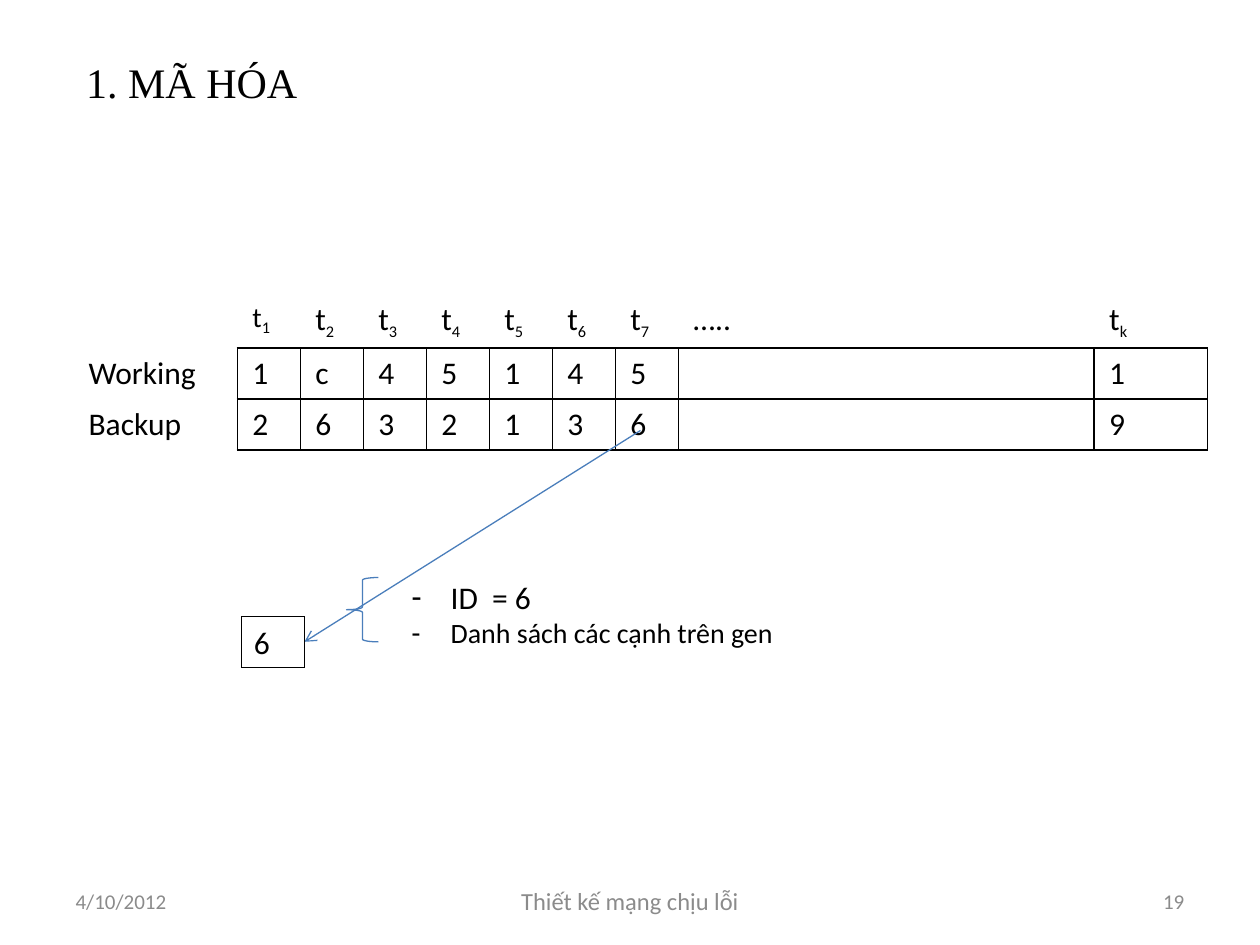
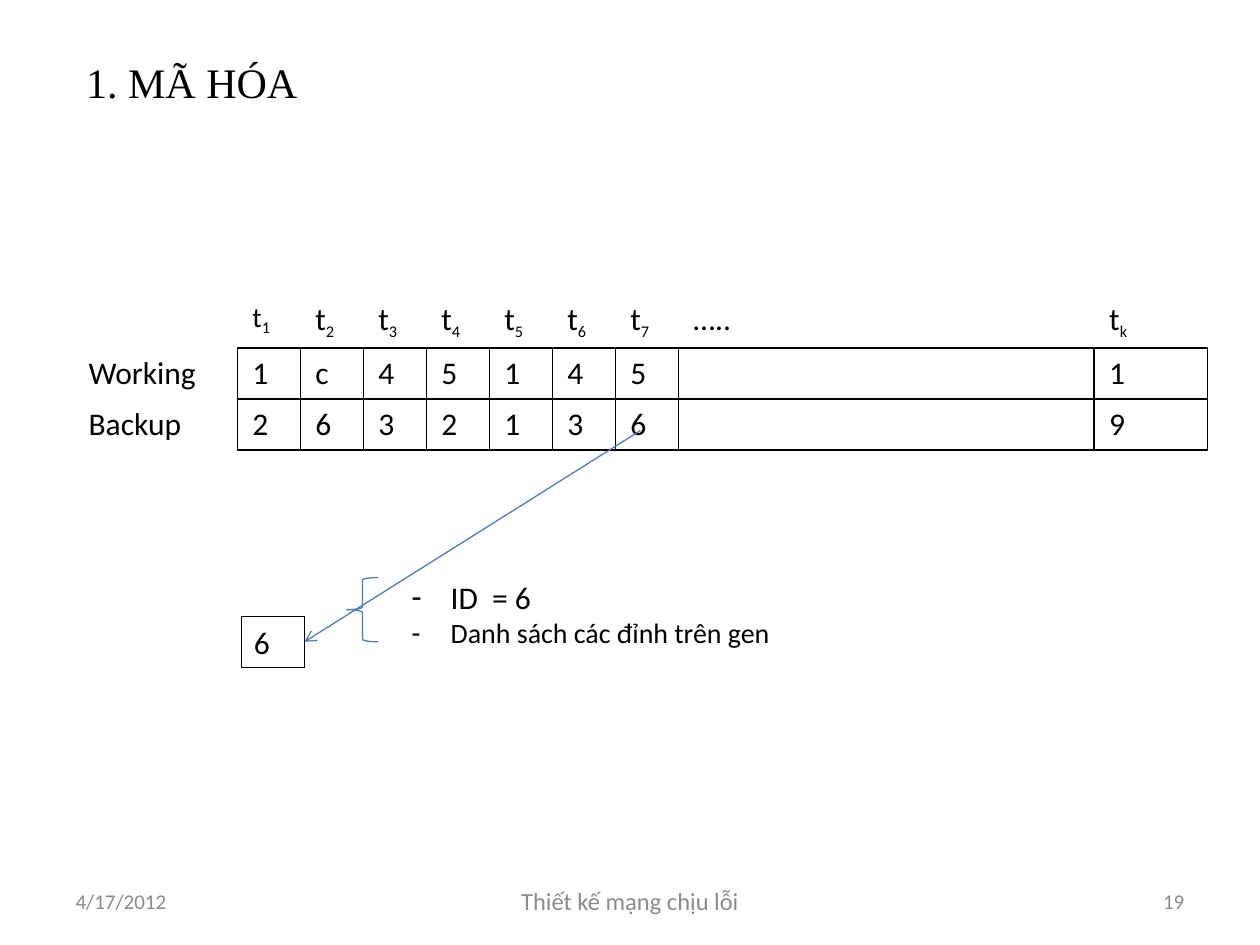
Before and after one commit to luongnv89/GAMSOND, a slide deck: slide 19 of Presents/Luongnv.Intro6.0.pptx. Drawn at 1260x945 pixels with LibreOffice and Linux fonts; fonts in the diff are those of the drawing. Boxes give left, top, right and bottom in pixels: in the first picture for what was removed or moved away, otherwise in the second. Text is boxed around its words. In the diff, an @@ line names an element or a change of style, - is before the commit and + after.

```diff
--- a/Presents/Luongnv.Intro6.0.pptx
+++ b/Presents/Luongnv.Intro6.0.pptx
@@ text at (451,623,769,648): text changed @@
-– Danh sách các cạnh trên gen
+– Danh sách các đỉnh trên gen
@@ text at (76,894,167,910): text changed @@
-4/10/2012
+4/17/2012
```
Also in this commit, not shown: 27 other slides changed, 1 slide added, 1 other file.
